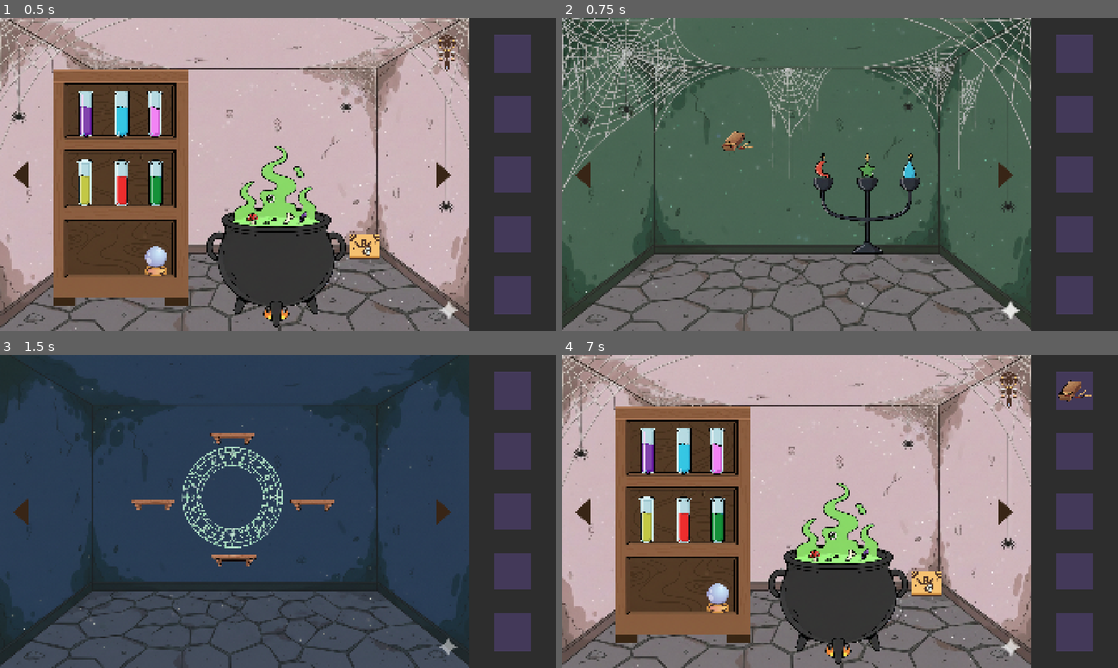
Above: before the commit, frames 1-4 (two rows, left to right).
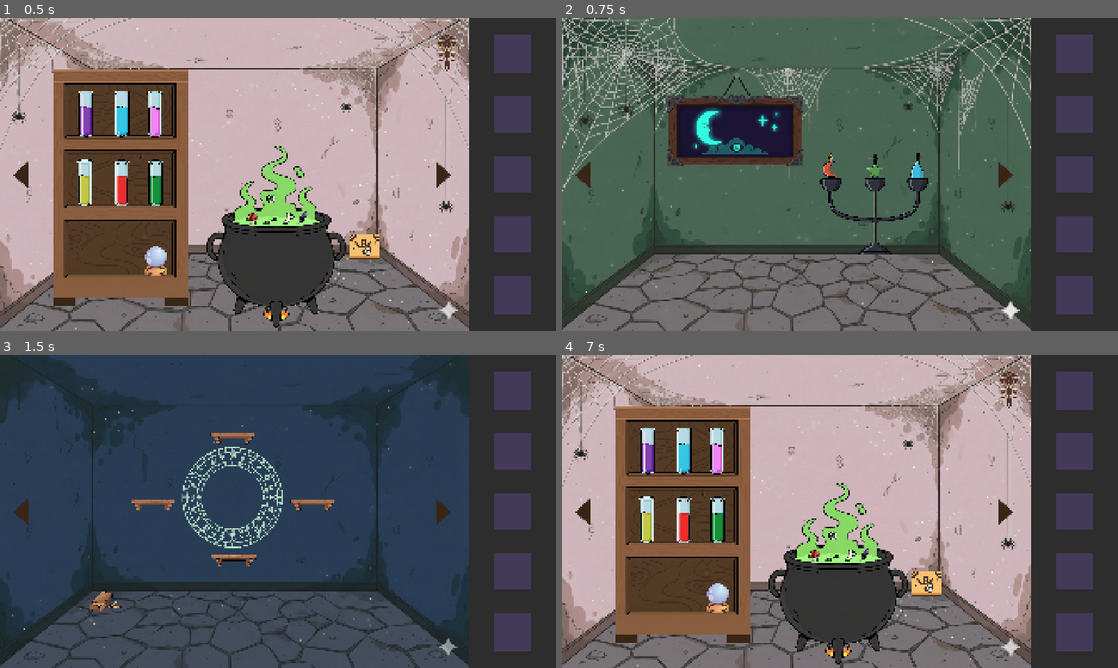
Above: after the commit, the same moments.

Repository: NataZBluszczu/UX-Research-Game
Game: Godot game, scene res://scenes/Main.tscn
Same seed, same stepped clock (60 frames per second), same inputs: the game is played once before the commit and once after it.
Inputs (mouse positions are in pixels of both pictures, inside the frame that each line leads up to):
- Up to frame 1 (0.5 s): no input
- Up to frame 2 (0.75 s): click (1006, 174) at 0.5 s
- Up to frame 3 (1.5 s): click (444, 511) at 1.25 s
- Up to frame 4 (7 s): click (584, 511) at 2 s; click (584, 511) at 2.75 s; click (1006, 511) at 3.5 s; click (584, 511) at 4.25 s; tap Enter at 5, 6.5 s; drag from (834, 589) to (1006, 389) at 5.02 s; tap Space at 5.75 s; drag from (795, 552) to (795, 430) at 5.77 s; move the mouse to (739, 480) at 6.52 s; press the mouse at (739, 480) at 6.53 s; tap 2 (2) at 6.8 s

Frame 1 is identical in both runs. In frame 2, 7.0% of the frame differs, in the area x 18-66%, y 17-76%; in frame 3, 0.2%; in frame 4, 0.2%.

Commit message:
painting

Diff:
--- a/scenes/Room2.tscn
+++ b/scenes/Room2.tscn
@@ -1,17 +1,25 @@
-[gd_scene load_steps=12 format=3 uid="uid://dd8a7nenn56ff"]
+[gd_scene load_steps=18 format=3 uid="uid://dd8a7nenn56ff"]
 
 [ext_resource type="Script" uid="uid://be55erxuoxxa1" path="res://scripts/room_2.gd" id="1_5ujgq"]
 [ext_resource type="Texture2D" uid="uid://ctsq7ta00a7gx" path="res://sprites/room1/room1-background.png" id="1_uq8dp"]
 [ext_resource type="Texture2D" uid="uid://dv0k8fgcxjs0x" path="res://sprites/room2/Gemini_Generated_Image_kpaq7mkpaq7mkpaq.png" id="2_uq8dp"]
-[ext_resource type="PackedScene" uid="uid://r54jf3cnlvro" path="res://prefabs/Matches.tscn" id="3_oe7il"]
 [ext_resource type="Texture2D" uid="uid://bgabmrg61q0cm" path="res://sprites/room2/swiecznik.png" id="4_4tgmk"]
 [ext_resource type="Texture2D" uid="uid://670v42c5ch6t" path="res://sprites/UV.png" id="5_5ujgq"]
 [ext_resource type="Texture2D" uid="uid://dbb4lfa4rwmmg" path="res://sprites/room2/fire.png" id="6_sqj6n"]
 [ext_resource type="Texture2D" uid="uid://d37m44qssf7on" path="res://sprites/room2/2.png" id="8_slqss"]
 [ext_resource type="Script" uid="uid://cn0qwjmhqnil4" path="res://scripts/candle.gd" id="9_slqss"]
 [ext_resource type="Texture2D" uid="uid://byx6yfv0gute" path="res://sprites/room2/3.png" id="10_4ss6k"]
+[ext_resource type="Texture2D" uid="uid://csidggp8cfrdb" path="res://sprites/klejonty/miejsce.png" id="10_slqss"]
+[ext_resource type="Texture2D" uid="uid://ufkg34wi6kco" path="res://sprites/klejonty/obraz.png" id="11_570ry"]
+[ext_resource type="Texture2D" uid="uid://ciht8gbjsvaur" path="res://sprites/klejonty/green.png" id="12_trlsk"]
+[ext_resource type="Texture2D" uid="uid://bv6p0q71tq5yp" path="res://sprites/klejonty/orange.png" id="13_xdxtg"]
+[ext_resource type="Texture2D" uid="uid://br56q0wtd4pww" path="res://sprites/klejonty/yellow.png" id="14_hyksi"]
+[ext_resource type="Texture2D" uid="uid://bupi1s1xdu81c" path="res://sprites/klejonty/purple.png" id="15_7hdcm"]
 
 [sub_resource type="CircleShape2D" id="CircleShape2D_83skf"]
+
+[sub_resource type="RectangleShape2D" id="RectangleShape2D_4ss6k"]
+size = Vector2(472, 239.5)
 
 [node name="Room2" type="Node2D"]
 script = ExtResource("1_5ujgq")
@@ -25,10 +33,8 @@
 scale = Vector2(1.2983259, 1.2983922)
 texture = ExtResource("2_uq8dp")
 
-[node name="Matches" parent="." instance=ExtResource("3_oe7il")]
-position = Vector2(609, 427)
-
 [node name="Swiecznik" type="Node2D" parent="."]
+position = Vector2(27, 2)
 
 [node name="Swiecznik" type="Sprite2D" parent="Swiecznik"]
 position = Vector2(1052.0001, 634)
@@ -143,6 +149,46 @@
 scale = Vector2(7.723277, 7.723277)
 shape = SubResource("CircleShape2D_83skf")
 
+[node name="Miejsce" type="Sprite2D" parent="."]
+position = Vector2(596.00006, 355)
+scale = Vector2(0.24342112, 0.24342108)
+texture = ExtResource("10_slqss")
+
+[node name="Green" type="Sprite2D" parent="Miejsce"]
+position = Vector2(-184.86499, 8.216431)
+scale = Vector2(1.591467, 1.5914674)
+texture = ExtResource("12_trlsk")
+
+[node name="Orange" type="Sprite2D" parent="Miejsce"]
+position = Vector2(-620.32434, 12.324341)
+scale = Vector2(1.6157205, 1.6157209)
+texture = ExtResource("13_xdxtg")
+
+[node name="Yellow" type="Sprite2D" parent="Miejsce"]
+position = Vector2(217.72949, 8.216431)
+scale = Vector2(1.5987967, 1.5987965)
+texture = ExtResource("14_hyksi")
+
+[node name="Purple" type="Sprite2D" parent="Miejsce"]
+position = Vector2(628.5398, 8.216187)
+scale = Vector2(1.5831563, 1.5831567)
+texture = ExtResource("15_7hdcm")
+
+[node name="Painting" type="Node2D" parent="."]
+
+[node name="Obraz" type="Sprite2D" parent="Painting"]
+position = Vector2(603, 194.99998)
+scale = Vector2(0.74181366, 0.74181366)
+texture = ExtResource("11_570ry")
+offset = Vector2(-8.088257, 210.29541)
+
+[node name="Area2D" type="Area2D" parent="Painting"]
+
+[node name="CollisionShape2D" type="CollisionShape2D" parent="Painting/Area2D"]
+position = Vector2(599, 389.25)
+shape = SubResource("RectangleShape2D_4ss6k")
+
 [connection signal="input_event" from="Swiecznik/Candle1/Area1" to="Swiecznik/Candle1/Area1" method="_on_input_event"]
 [connection signal="input_event" from="Swiecznik/Candle2/Area2" to="Swiecznik/Candle2/Area2" method="_on_input_event"]
 [connection signal="input_event" from="Swiecznik/Candle3/Area3" to="Swiecznik/Candle3/Area3" method="_on_input_event"]
+[connection signal="input_event" from="Painting/Area2D" to="." method="_on_painting_input_event"]
--- a/scenes/Room3.tscn
+++ b/scenes/Room3.tscn
@@ -12,6 +12,7 @@
 [ext_resource type="Texture2D" uid="uid://csh24g40apyuh" path="res://sprites/board.png" id="9_jr2i7"]
 [ext_resource type="Texture2D" uid="uid://cvs1f4qji3k7r" path="res://sprites/dreamcatcher.png" id="10_sg02c"]
 [ext_resource type="Script" uid="uid://tx2e27kvmww0" path="res://scripts/shelf.gd" id="12_0jg4w"]
+[ext_resource type="PackedScene" uid="uid://r54jf3cnlvro" path="res://prefabs/Matches.tscn" id="13_jr2i7"]
 
 [sub_resource type="CircleShape2D" id="CircleShape2D_ls135"]
 
@@ -234,6 +235,9 @@
 scale = Vector2(7.723277, 7.723277)
 shape = SubResource("CircleShape2D_ls135")
 
+[node name="Matches" parent="." instance=ExtResource("13_jr2i7")]
+position = Vector2(365, 852)
+
 [connection signal="input_event" from="FinalItems/S1/Area1" to="FinalItems/S1/Area1" method="_on_input_event"]
 [connection signal="input_event" from="FinalItems/S2/Area2" to="FinalItems/S2/Area2" method="_on_input_event"]
 [connection signal="input_event" from="FinalItems/S3/Area3" to="FinalItems/S3/Area3" method="_on_input_event"]
--- a/scripts/room_2.gd
+++ b/scripts/room_2.gd
@@ -3,6 +3,7 @@
 @onready var candle_1: Node2D = $Swiecznik/Candle1
 @onready var candle_2: Node2D = $Swiecznik/Candle2
 @onready var candle_3: Node2D = $Swiecznik/Candle3
+@onready var obraz: Sprite2D = $Painting/Obraz
 
 
 # Called when the node enters the scene tree for the first time.
@@ -28,3 +29,11 @@
 	if candle_nr == "3":
 		var tween = get_tree().create_tween()
 		tween.tween_property(candle_3, "modulate:a", 1.0, 2.0)
+
+
+
+
+func _on_painting_input_event(viewport: Node, event: InputEvent, shape_idx: int) -> void:
+	if event is InputEventMouseButton and event.pressed:
+		var tween = get_tree().create_tween()
+		tween.tween_property(obraz, "rotation", rotation + deg_to_rad(140), 1.0).set_ease(Tween.EASE_IN_OUT)
Not shown: 1 places in scenes/Room3.tscn that only renumber resources
Binary file added: sprites/klejonty/green.png
Not shown, added: sprites/klejonty/green.png.import
Binary file added: sprites/klejonty/miejsce.png
Not shown, added: sprites/klejonty/miejsce.png.import
Binary file added: sprites/klejonty/obraz.png
Not shown, added: sprites/klejonty/obraz.png.import
Binary file added: sprites/klejonty/orange.png
Not shown, added: sprites/klejonty/orange.png.import
Binary file added: sprites/klejonty/purple.png
Not shown, added: sprites/klejonty/purple.png.import
Binary file added: sprites/klejonty/yellow.png
(and 1 more such lines)
